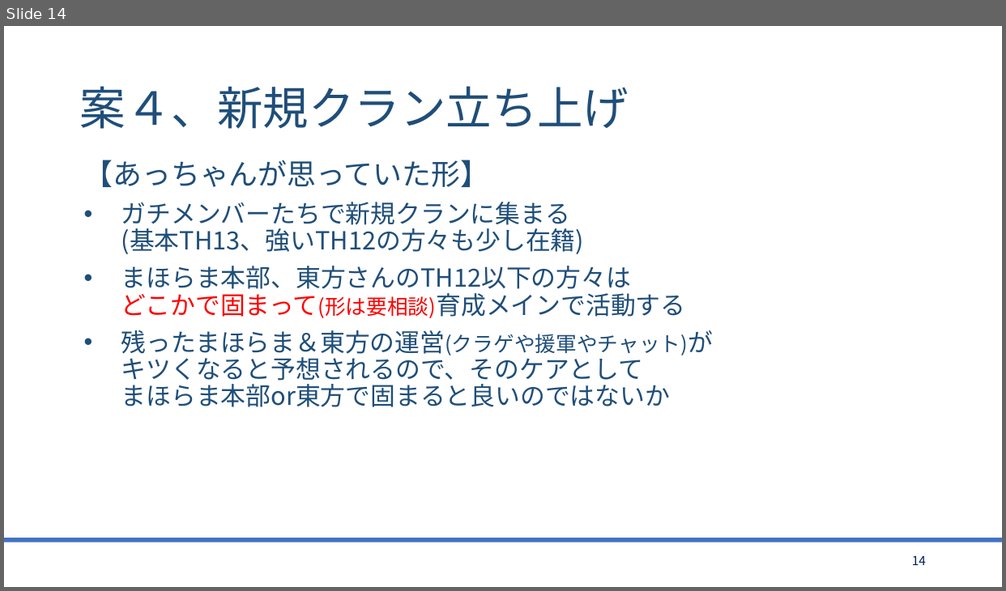
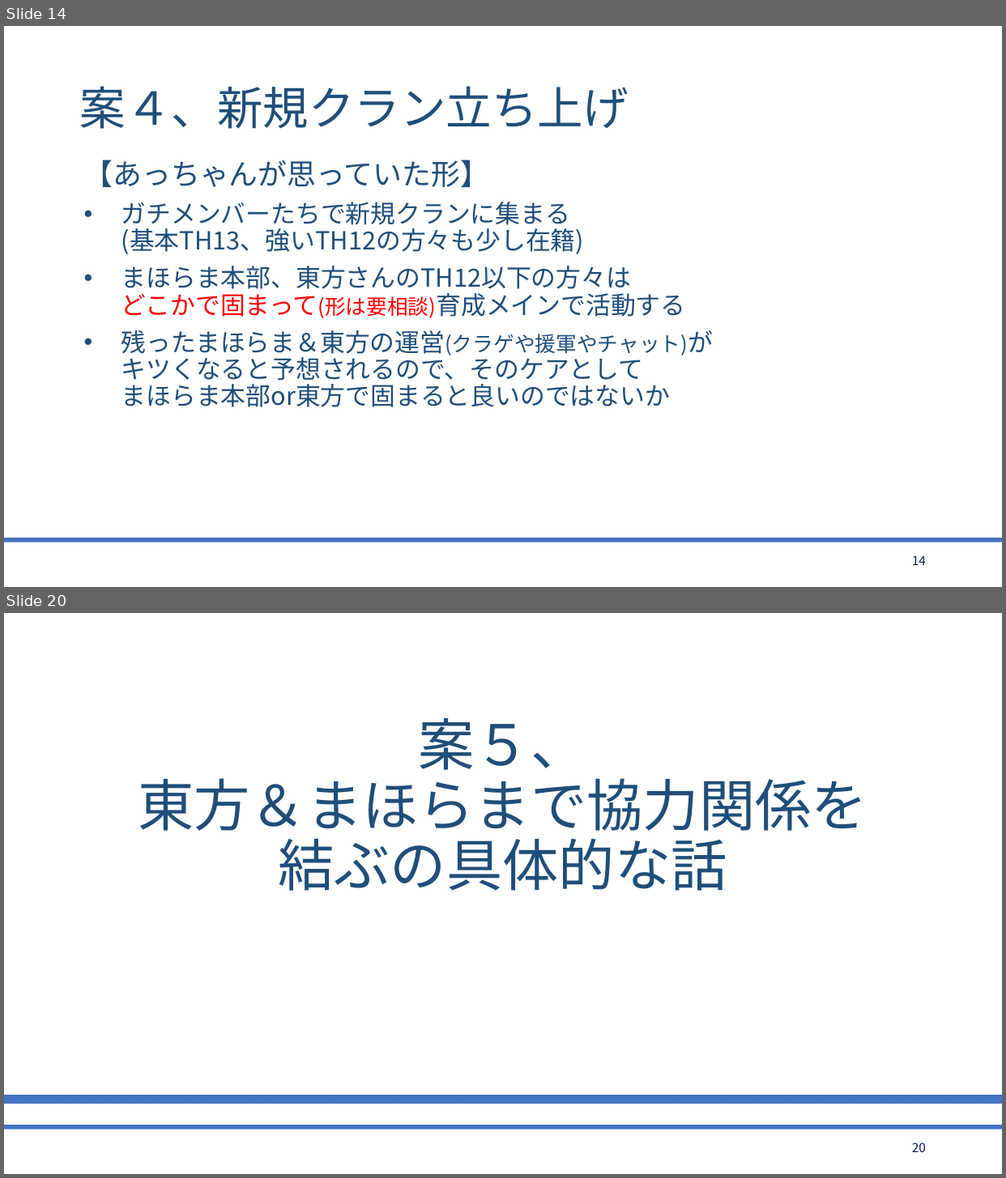
Before and after one commit to bigtreeCoC/documents, a slide deck: 東方とまほらまの今後について.pptx. Shown one above the other, each under a label of ours: slide 14 before the commit, slides 14 and 20 after it; the slides between them are not shown. The pictures are 1006x591 and 1006x1178 pixels, drawn with LibreOffice and Linux fonts; fonts in the diff are those of the drawing. Boxes give left, top, right and bottom in pixels: in the first picture for what was removed or moved away, otherwise in the second. Text is boxed around its words. In the diff, an @@ line names an element or a change of style, - is before the commit and + after.

Commit message:
東方とまほらま(2版)

```diff
--- a/東方とまほらまの今後について.pptx
+++ b/東方とまほらまの今後について.pptx
@@ slide 20 added at (4, 613, 1002, 1174), background #FFFFFF; not listed: 1 template element that a slide beside it also shows @@
@@ title added at (138, 717, 867, 891), 54 pt, text #1F4E79 @@
+案５、
+東方＆まほらまで協力関係を
+結ぶの具体的な話
@@ rectangle added at (4, 1095, 1002, 1104), fill #4472C4 @@
@@ page number added at (912, 1143, 926, 1152), 12 pt, text #002060 @@
+20
```
Also in this commit, not shown: 4 slides changed, 9 other slides added, 1 other file.
